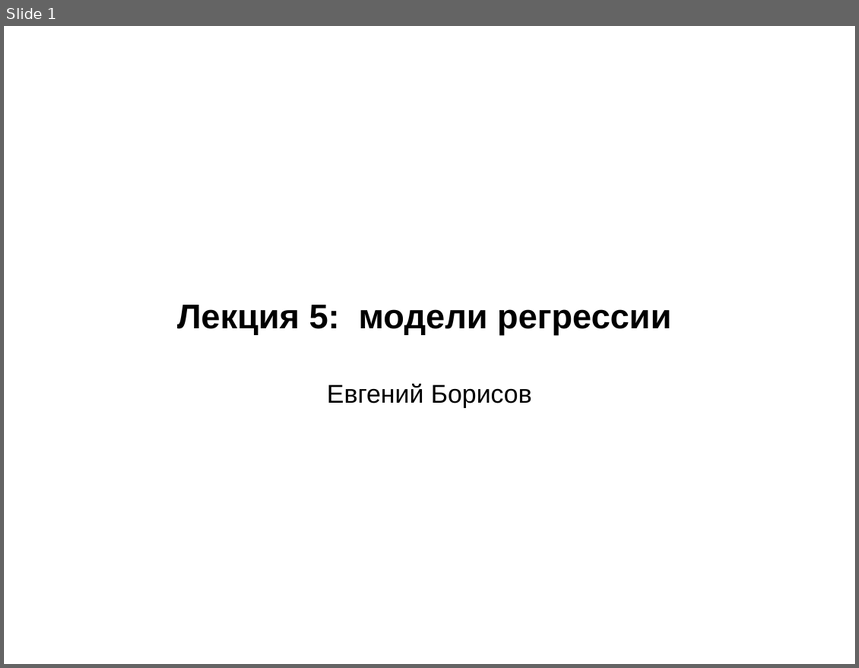
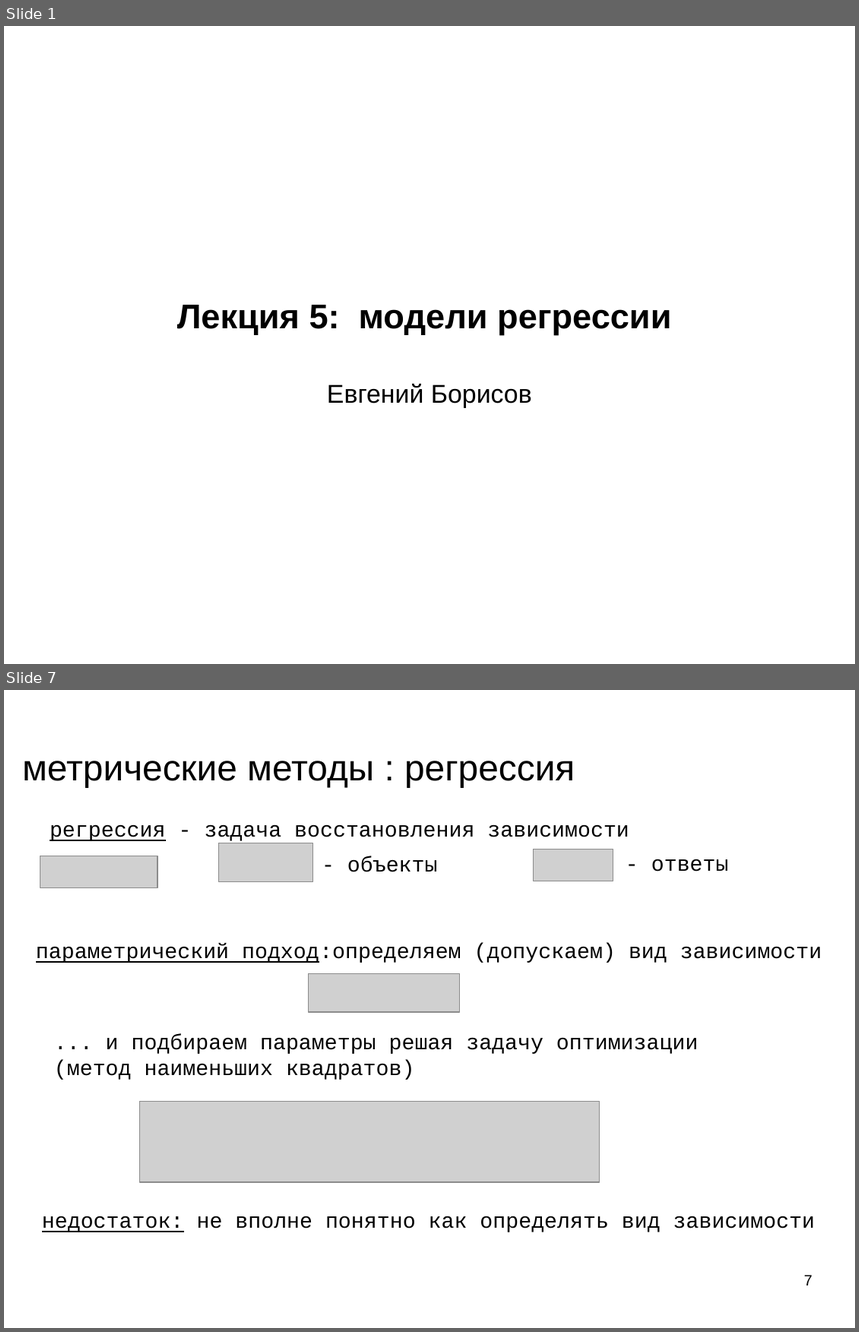
Before and after one commit to mechanoid5/ml_lectorium_legacy, a slide deck: 05-regression-metric.odp. Shown one above the other, each under a label of ours: slide 1 before the commit, slides 1 and 7 after it; the slides between them are not shown. The pictures are 859x668 and 859x1332 pixels, drawn with LibreOffice and Linux fonts; fonts in the diff are those of the drawing; grey boxes stand for pictures; background and template pictures are left out. Boxes give left, top, right and bottom in pixels: in the first picture for what was removed or moved away, otherwise in the second. Text is boxed around its words. In the diff, an @@ line names an element or a change of style, - is before the commit and + after.

```diff
--- a/05-regression-metric.odp
+++ b/05-regression-metric.odp
@@ slide 7 added at [4,690,855,1328], background picture (left out) @@
@@ title added at [22,761,575,788], 33.9 pt, text #000000 @@
+метрические методы : регрессия
@@ text added at [50,825,629,841], 20 pt, text #000000 @@
+регрессия - задача восстановления зависимости
@@ picture added at [219,843,313,882] @@
@@ picture added at [534,849,614,881] @@
@@ picture added at [40,856,158,888] @@
@@ text added at [348,856,438,872], 20 pt, text #000000 @@
+- объекты
@@ text added at [652,859,729,872], 20 pt, text #000000 @@
+- ответы
@@ text added at [36,943,822,963], 20 pt, text #000000 @@
+параметрический подход:определяем (допускаем) вид зависимости
@@ picture added at [308,973,460,1012] @@
@@ text added at [54,1034,698,1080], 20 pt, text #000000 @@
+... и подбираем параметры решая задачу оптимизации
+(метод наименьших квадратов)
@@ picture added at [140,1102,601,1182] @@
@@ text added at [42,1216,815,1233], 20 pt, text #000000 @@
+недостаток: не вполне понятно как определять вид зависимости
@@ page number added at [804,1275,813,1286], 14 pt, text #000000 @@
+7
```
Also in this commit, not shown: 3 slides changed, 12 other slides added, 18 slides removed, 3 other files.
